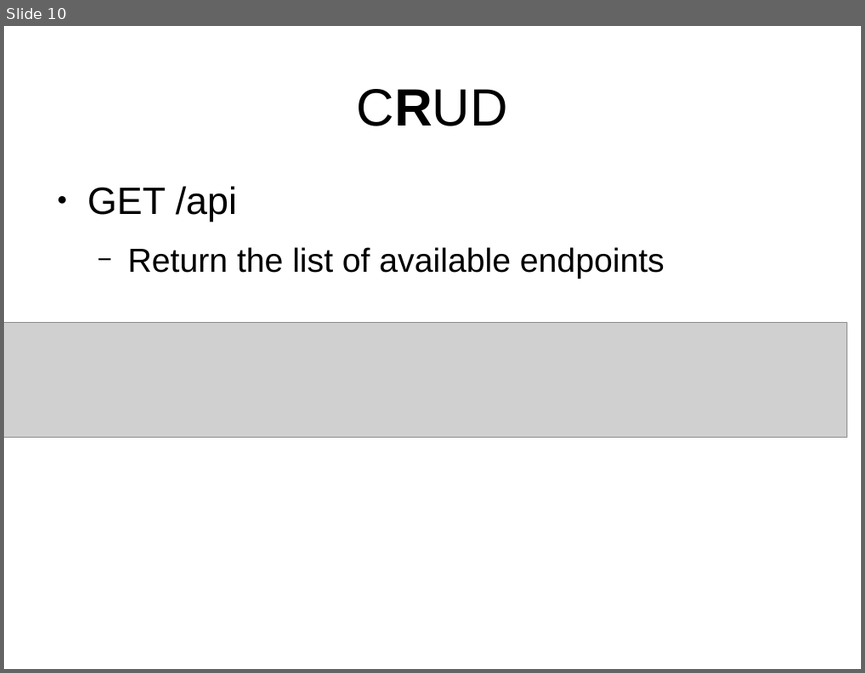
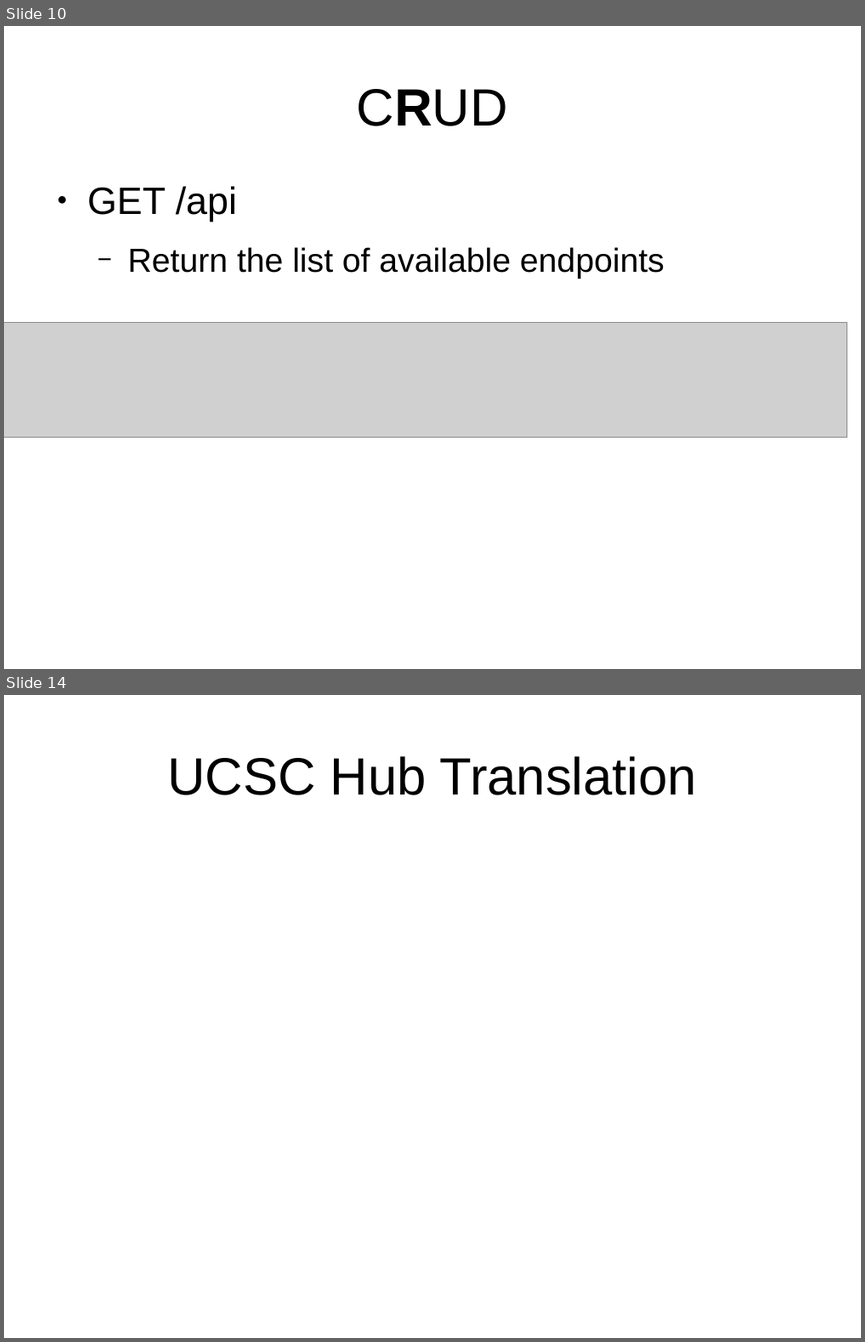
Before and after one commit to Ensembl/trackhub-registry, a slide deck: docs/code_review_07-05-15/talk.odp. Shown one above the other, each under a label of ours: slide 10 before the commit, slides 10 and 14 after it; the slides between them are not shown. The pictures are 865x673 and 865x1342 pixels, drawn with LibreOffice and Linux fonts; fonts in the diff are those of the drawing; grey boxes stand for pictures; background and template pictures are left out. Boxes give left, top, right and bottom in pixels: in the first picture for what was removed or moved away, otherwise in the second. Text is boxed around its words. In the diff, an @@ line names an element or a change of style, - is before the commit and + after.

```diff
--- a/docs/code_review_07-05-15/talk.odp
+++ b/docs/code_review_07-05-15/talk.odp
@@ slide 14 added at [4, 695, 861, 1338], background #FFFFFF @@
@@ title added at [167, 756, 697, 795], 44 pt, text #000000 @@
+UCSC Hub Translation
```
Also in this commit, not shown: 3 slides changed, 6 other slides added.
